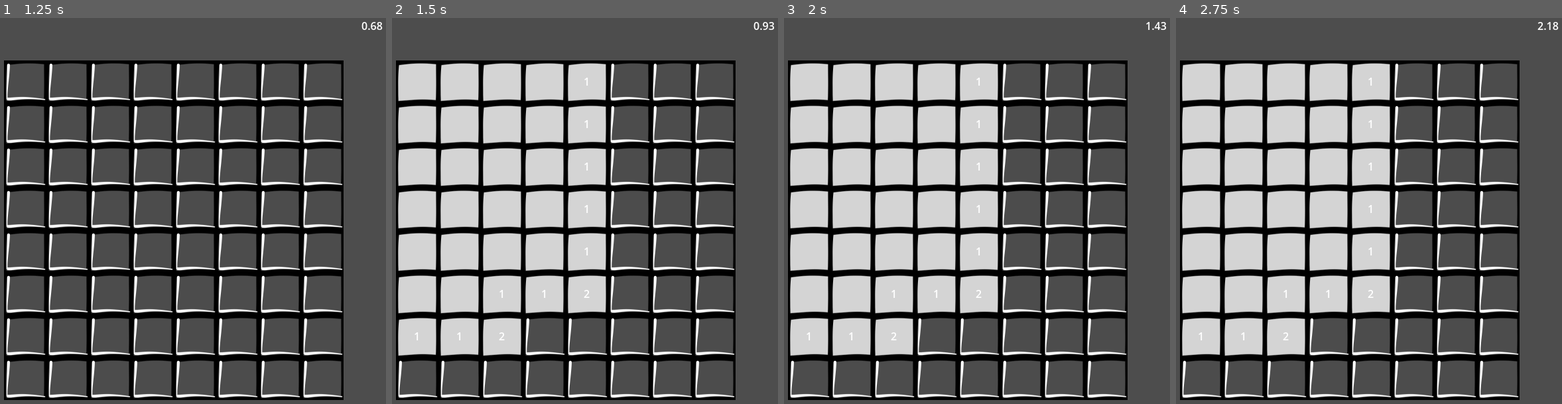
Above: before the commit, frames 1-4 (left to right).
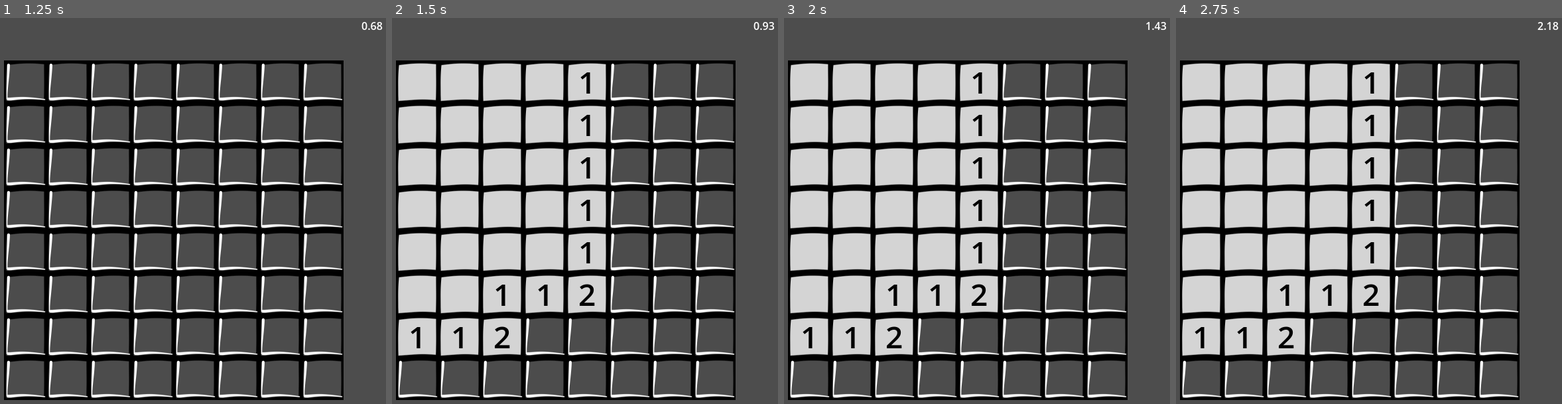
Above: after the commit, the same moments.

Repository: anonlatte/Minesweeper_1
Game: Godot game, scene res://Main.tscn
The game is run twice, just before and just after one commit, with the same random seed, the same clock (stepped at 60 frames per second) and the same inputs.
Inputs (mouse positions are in pixels of both pictures, inside the frame that each line leads up to):
- Up to frame 1 (1.25 s): click "Start" at 0.5 s
- Up to frame 2 (1.5 s): tap Enter at 1.25 s; move the mouse to (419, 79) at 1.27 s; press the mouse at (419, 79) at 1.28 s
- Up to frame 3 (2 s): no input
- Up to frame 4 (2.75 s): move the mouse to (1203, 122) at 2.02 s; release the mouse at (1203, 122) at 2.03 s; right-click (1203, 122) at 2.1 s; click (1203, 122) at 2.17 s

Frame 1 is identical in both runs. In frame 2, 0.9% of the frame differs, in the area x 4-53%, y 14-86%; in frame 3, 0.9%; in frame 4, 0.9%.

Commit message:
Fix label size

Diff:
--- a/Tile.tscn
+++ b/Tile.tscn
@@ -34,6 +34,8 @@
 [node name="Label" type="Label" parent="."]
 layout_mode = 2
 size_flags_horizontal = 4
+theme_override_colors/font_color = Color(0, 0, 0, 1)
+theme_override_font_sizes/font_size = 46
 horizontal_alignment = 1
 vertical_alignment = 1
 
